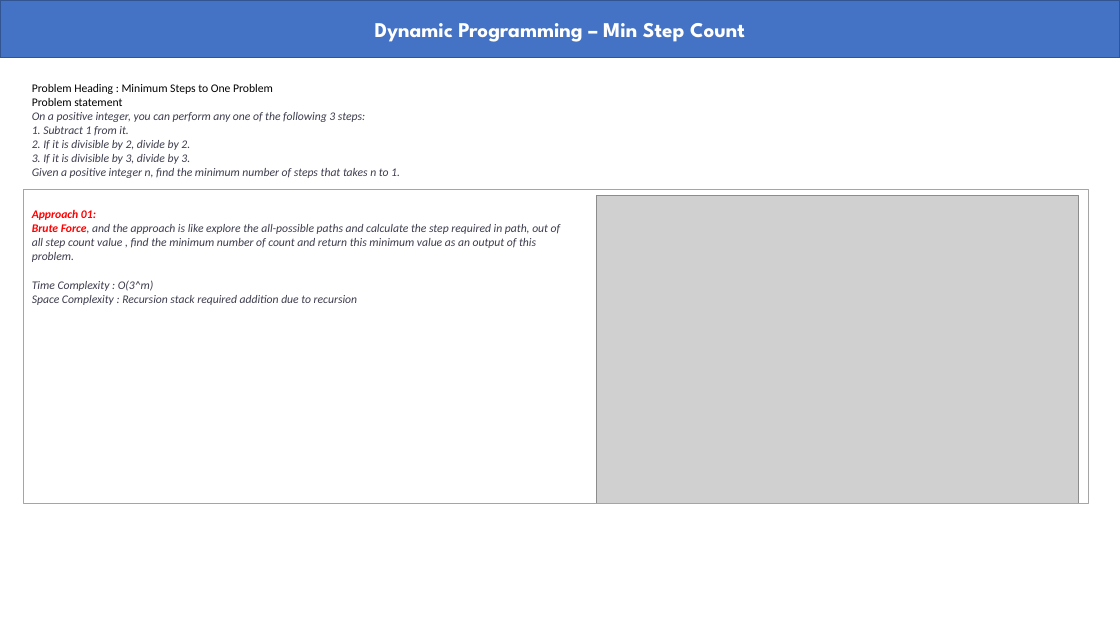
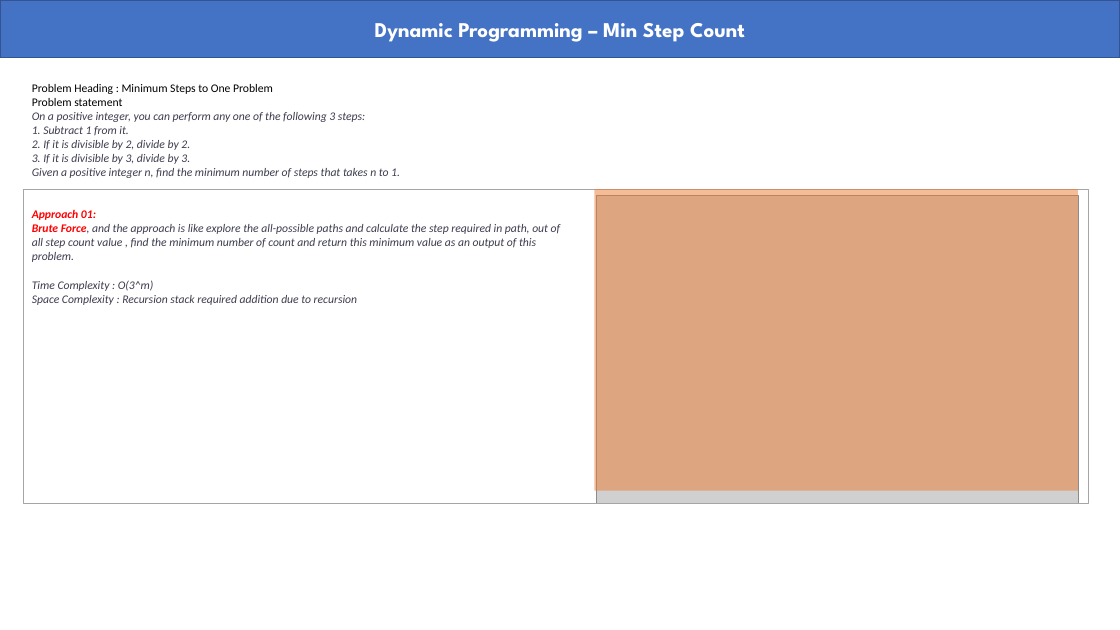
Before and after one commit to abmishra1234/4AM_Club_Coding, a slide deck: slide 5 of Dynamic_Programming/Dynamic Programming.pptx. Drawn at 1120x630 pixels with LibreOffice and Linux fonts; fonts in the diff are those of the drawing; grey boxes stand for pictures. Boxes give left, top, right and bottom in pixels: in the first picture for what was removed or moved away, otherwise in the second. Text is boxed around its words. In the diff, an @@ line names an element or a change of style, - is before the commit and + after.

```diff
--- a/Dynamic_Programming/Dynamic Programming.pptx
+++ b/Dynamic_Programming/Dynamic Programming.pptx
@@ rectangle added at <box>594,189,1078,491</box>, fill #ED7D31 at 50% opacity @@
```
Also in this commit, not shown: 1 other slide changed, 4 slides added.
